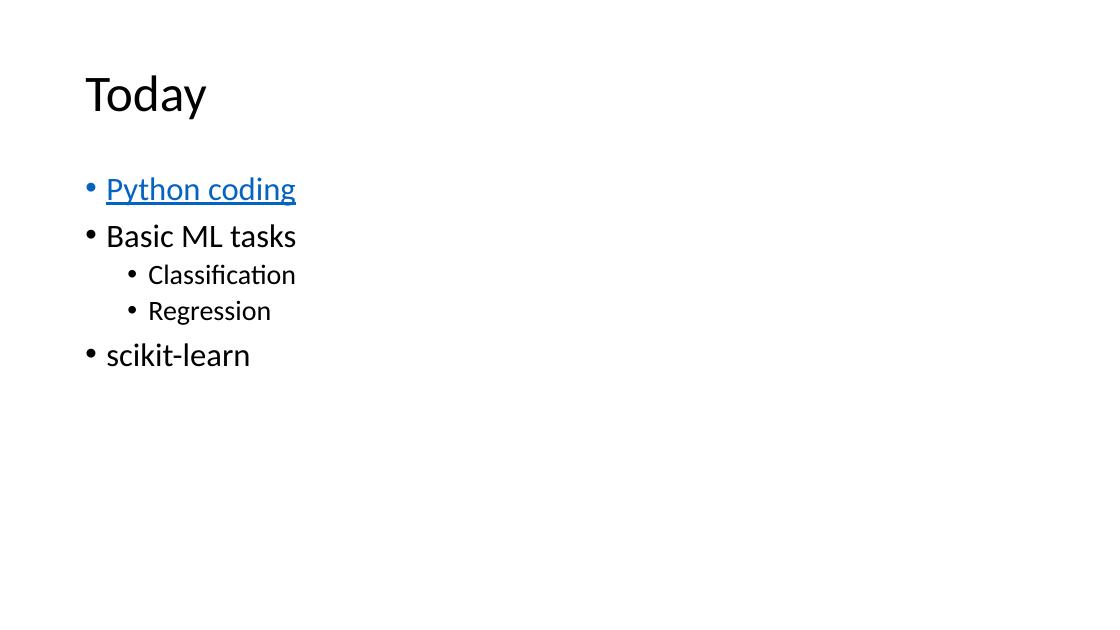
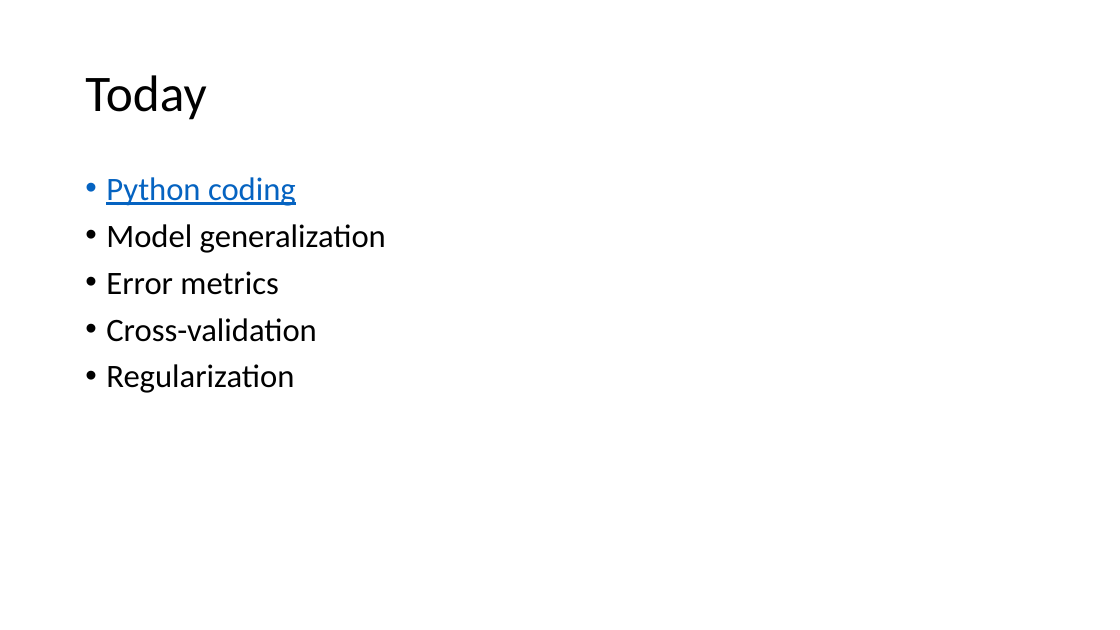
Before and after one commit to fborrasumh/intro, a slide deck: slide 4 of 3 - Model selection/Model selection.pptx. Drawn at 1120x630 pixels with LibreOffice and Linux fonts; fonts in the diff are those of the drawing. Boxes give left, top, right and bottom in pixels: in the first picture for what was removed or moved away, otherwise in the second. Text is boxed around its words. In the diff, an @@ line names an element or a change of style, - is before the commit and + after.

```diff
--- a/3 - Model selection/Model selection.pptx
+++ b/3 - Model selection/Model selection.pptx
@@ text at box(106, 224, 386, 393): text changed @@
-• Basic ML tasks
-  • Classification
-  • Regression
-• scikit-learn
+• Model generalization
+• Error metrics
+• Cross-validation
+• Regularization
```
Also in this commit, not shown: 18 slides added, 8 slides removed.
